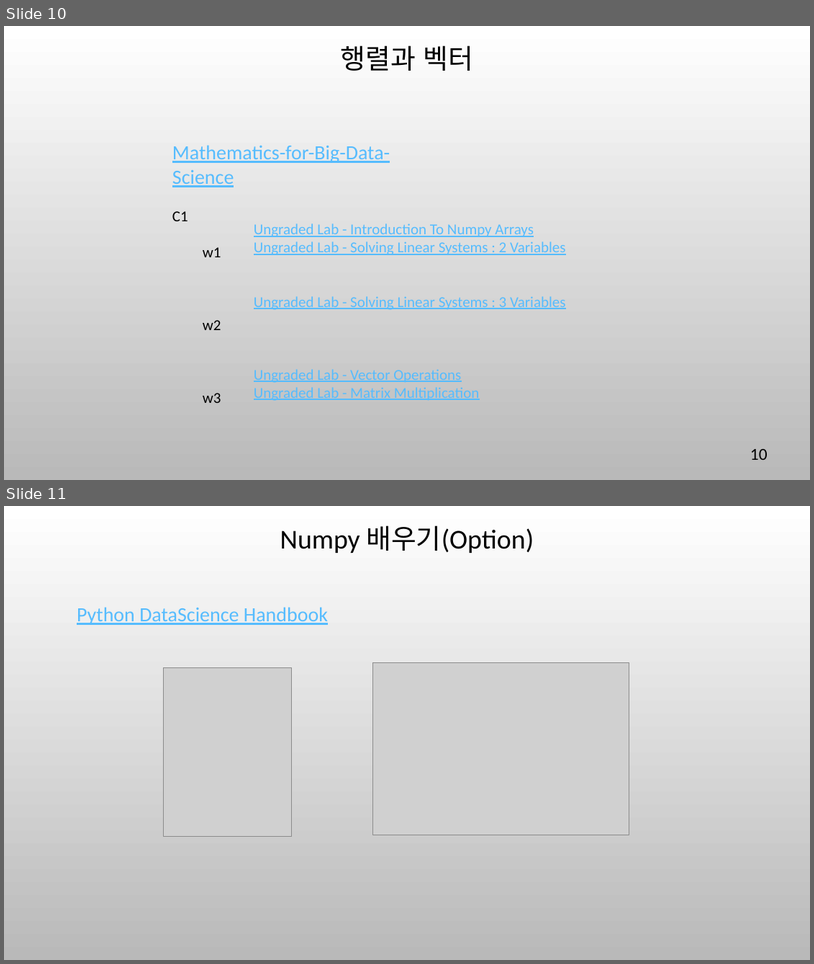
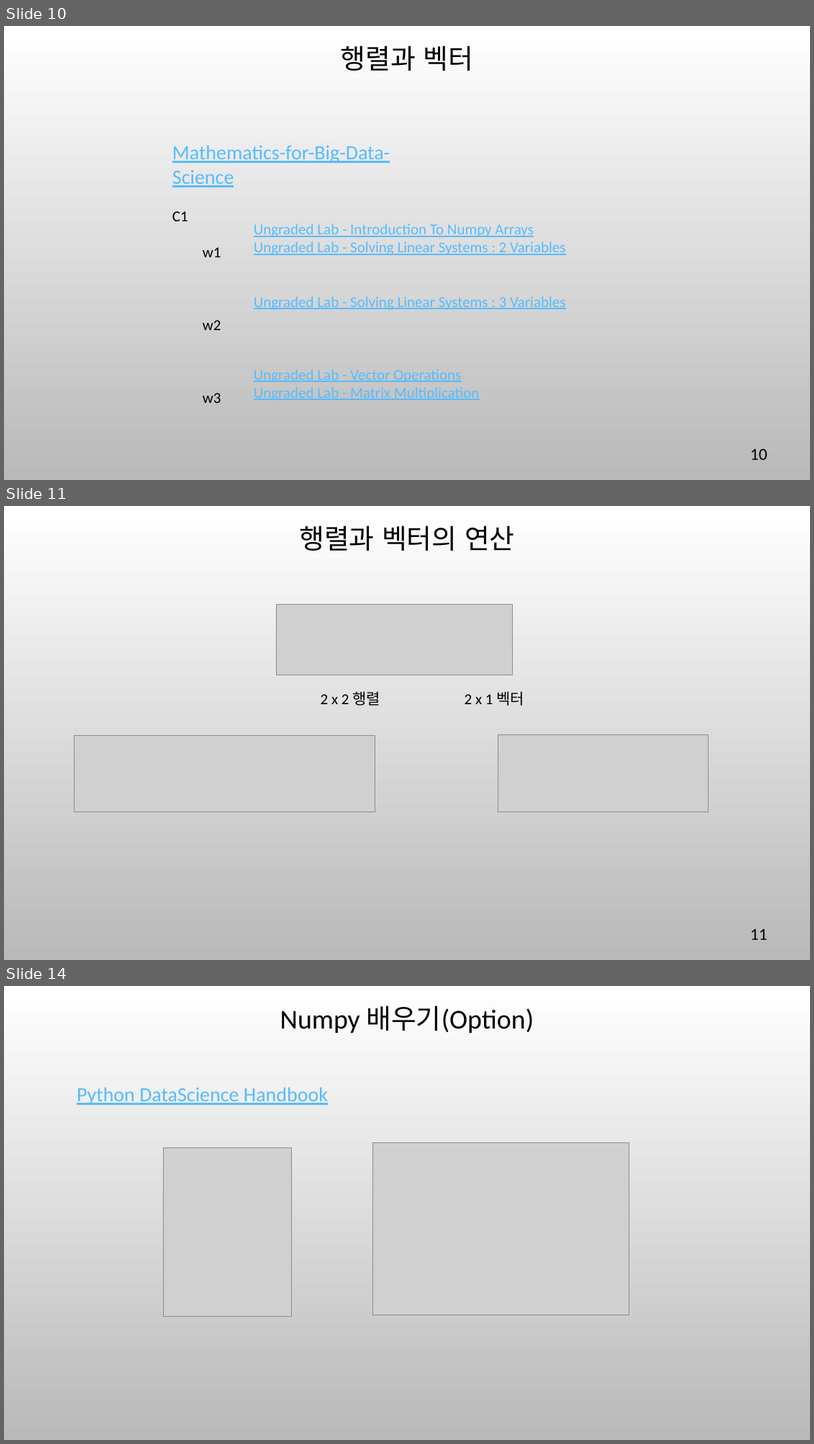
Before and after one commit to ancestor9/mathematics-for-machine-learning, a slide deck: 6_Linear_Algebra.pptx. Shown one above the other, each under a label of ours: slides 10 and 11 before the commit, slides 10, 11 and 14 after it; the slides between them are not shown. The pictures are 814x964 and 814x1444 pixels, drawn with LibreOffice and Linux fonts; fonts in the diff are those of the drawing; grey boxes stand for pictures; background and template pictures are left out. Boxes give left, top, right and bottom in pixels: in the first picture for what was removed or moved away, otherwise in the second. Text is boxed around its words. In the diff, an @@ line names an element or a change of style, - is before the commit and + after.

```diff
--- a/6_Linear_Algebra.pptx
+++ b/6_Linear_Algebra.pptx
@@ slide 11 added at (4, 506, 810, 960), background picture (left out) @@
@@ title added at (299, 525, 515, 551), 32.4 pt, text #000000 @@
+행렬과 벡터의 연산
@@ picture added at (276, 605, 513, 674) @@
@@ text added at (321, 691, 381, 705), 18 pt, text #000000 @@
+2 x 2 행렬
@@ text added at (465, 691, 525, 705), 18 pt, text #000000 @@
+2 x 1 벡터
@@ picture added at (74, 735, 376, 811) @@
@@ picture added at (499, 735, 709, 812) @@
@@ page number added at (751, 929, 768, 939), 20 pt, text #000000 @@
+11
@@ what was slide 11 is now slide 14 @@
```
Also in this commit, not shown: 2 slides changed, 2 other slides added.
